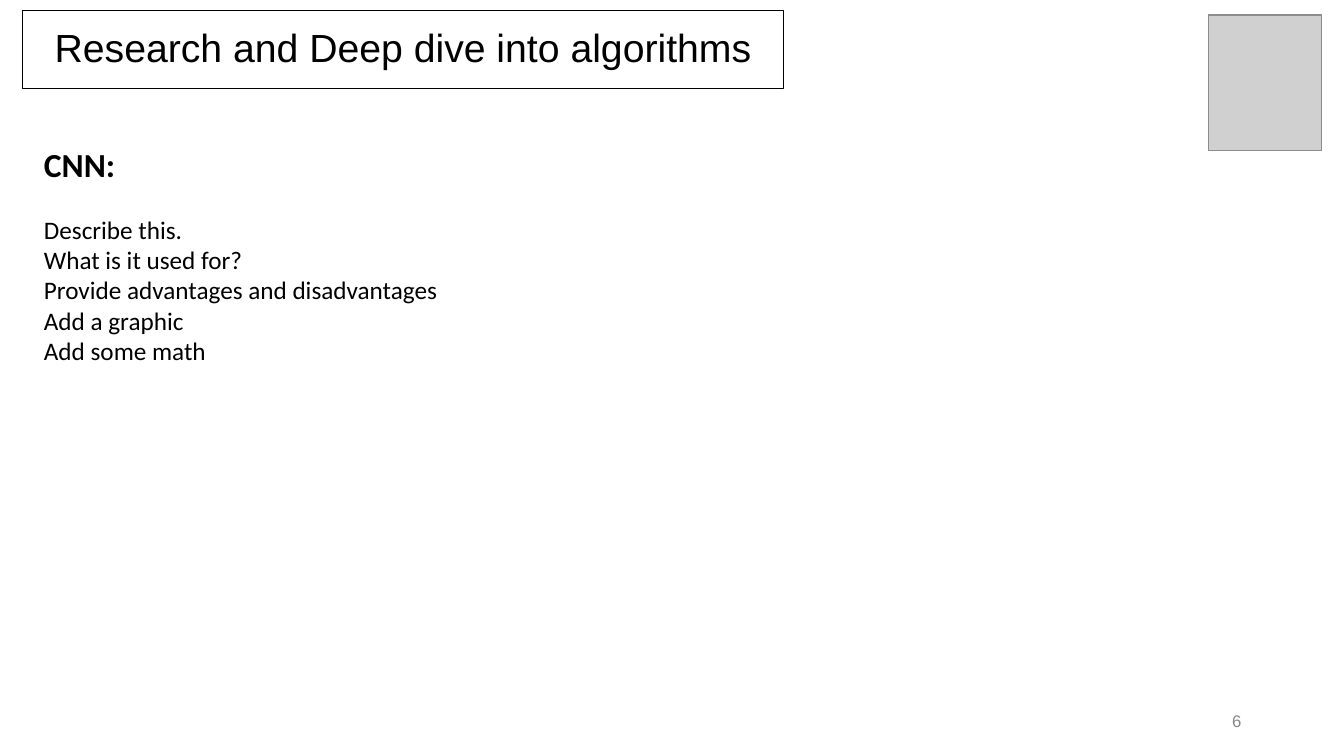
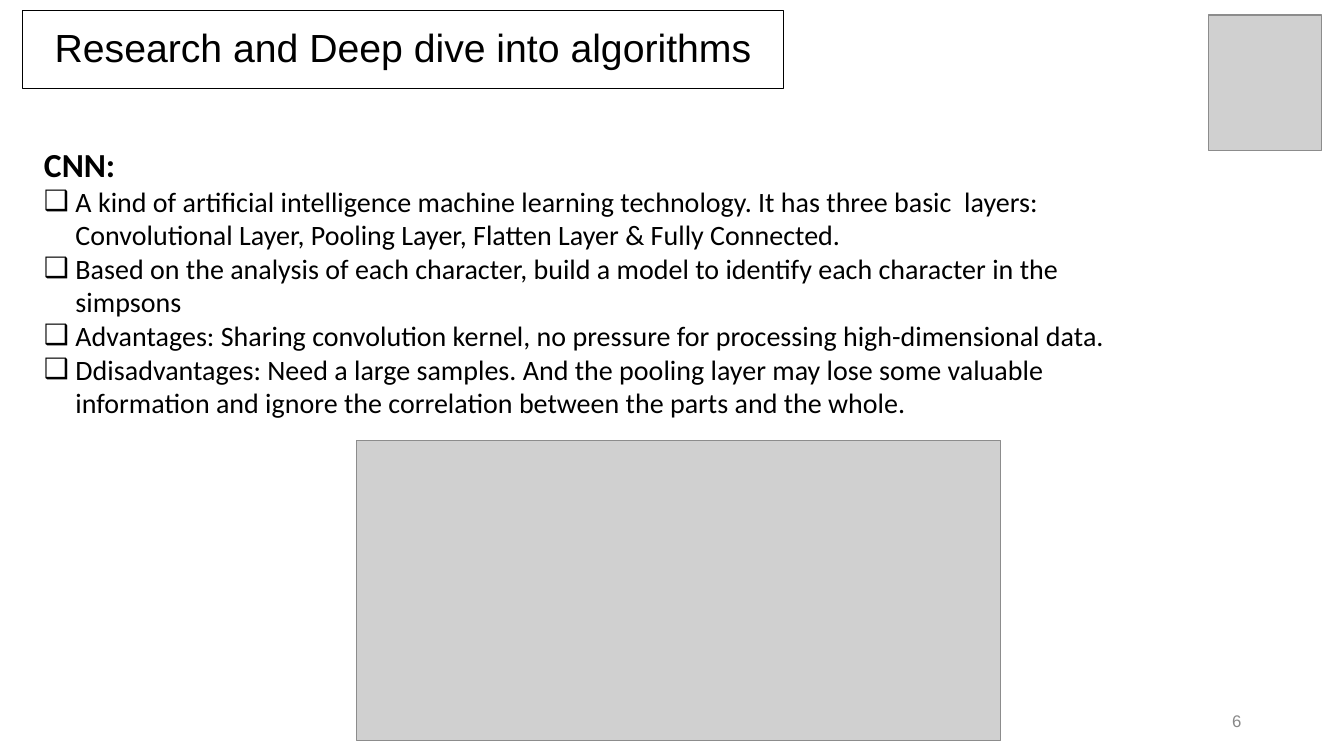
Before and after one commit to coderscraft/simpsons-classification, a slide deck: slide 6 of Documentation/SprintPresentations/Sprint3-Week2.pptx. Drawn at 1344x756 pixels with LibreOffice and Linux fonts; fonts in the diff are those of the drawing; grey boxes stand for pictures. Boxes give left, top, right and bottom in pixels: in the first picture for what was removed or moved away, otherwise in the second. Text is boxed around its words. In the diff, an @@ line names an element or a change of style, - is before the commit and + after.

```diff
--- a/Documentation/SprintPresentations/Sprint3-Week2.pptx
+++ b/Documentation/SprintPresentations/Sprint3-Week2.pptx
@@ text at (75,192,1103,418): text changed; size 18 to 20 pt @@
-Describe this.
-What is it used for?
-Provide advantages and disadvantages
-Add a graphic
-Add some math
+❑ A kind of artificial intelligence machine learning technology. It has three basic layers: Convolutional Layer, Pooling Layer, Flatten Layer & Fully Connected.
+❑ Based on the analysis of each character, build a model to identify each character in the simpsons
+❑ Advantages: Sharing convolution kernel, no pressure for processing high-dimensional data.
+❑ Ddisadvantages: Need a large samples. And the pooling layer may lose some valuable information and ignore the correlation between the parts and the whole.
@@ picture added at (357,441,1001,741) @@
```
Also in this commit, not shown: 1 other slide changed.
